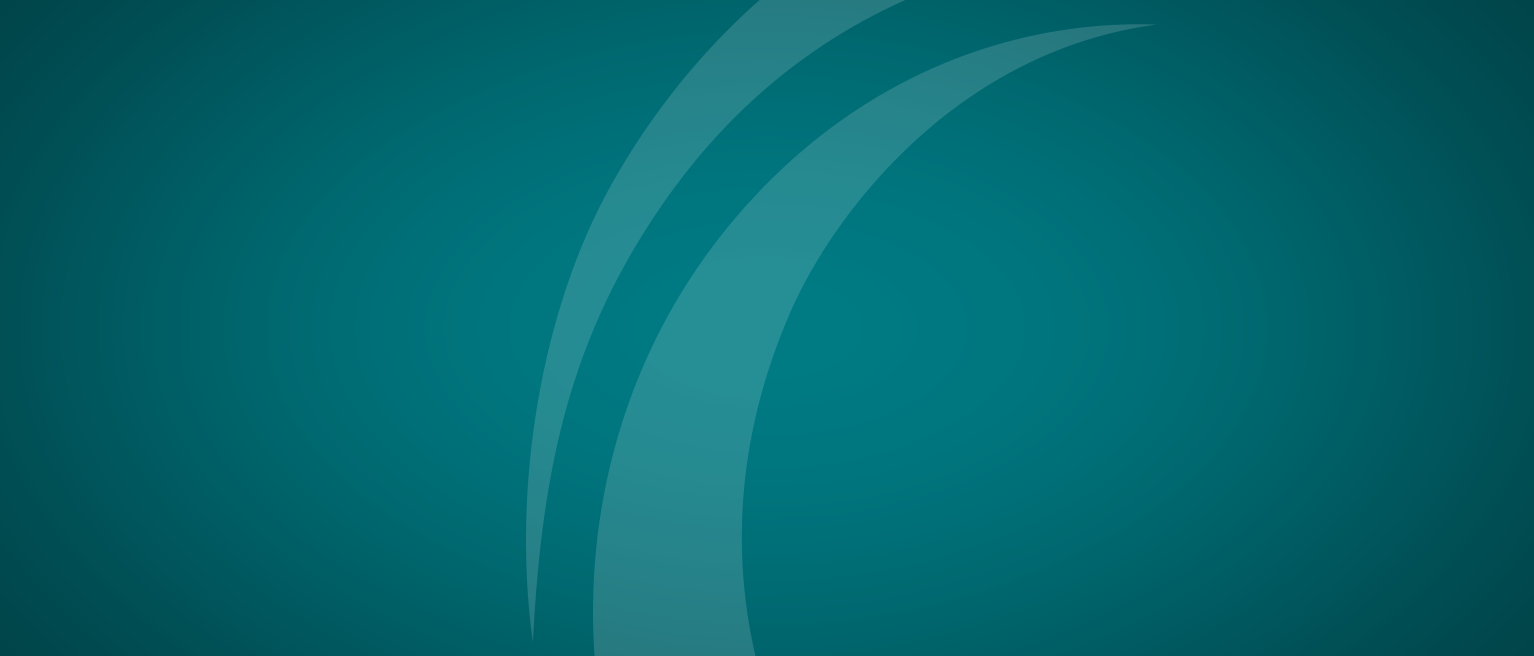
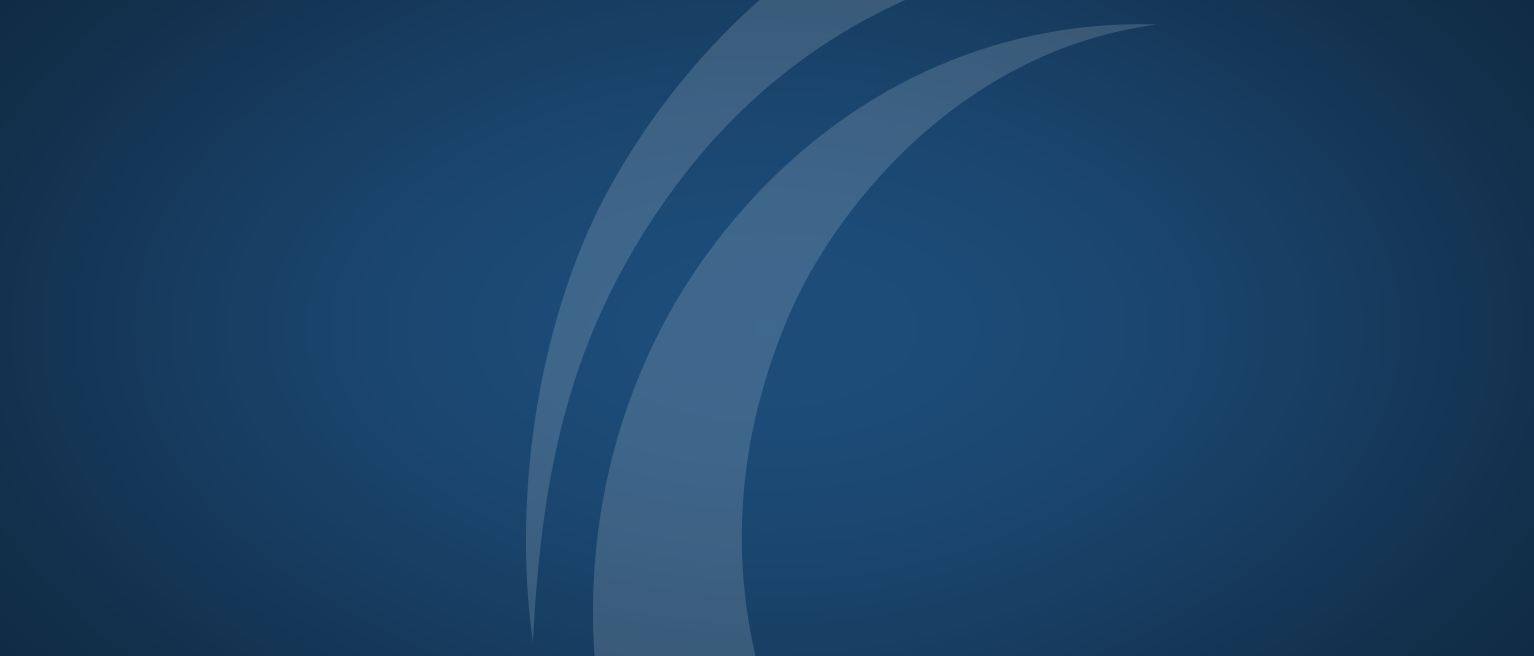
Before/after of a 1534×656 layered artwork. What changed in the layer stack:
added layer "Layer 10" above "Layer 9" over [0, 0, 1534, 656]
hid "Layer 9" over [0, 0, 1534, 656]
hid "Layer 8" over [0, 0, 1534, 656]
hid "Layer 7" over [0, 0, 1534, 656]
